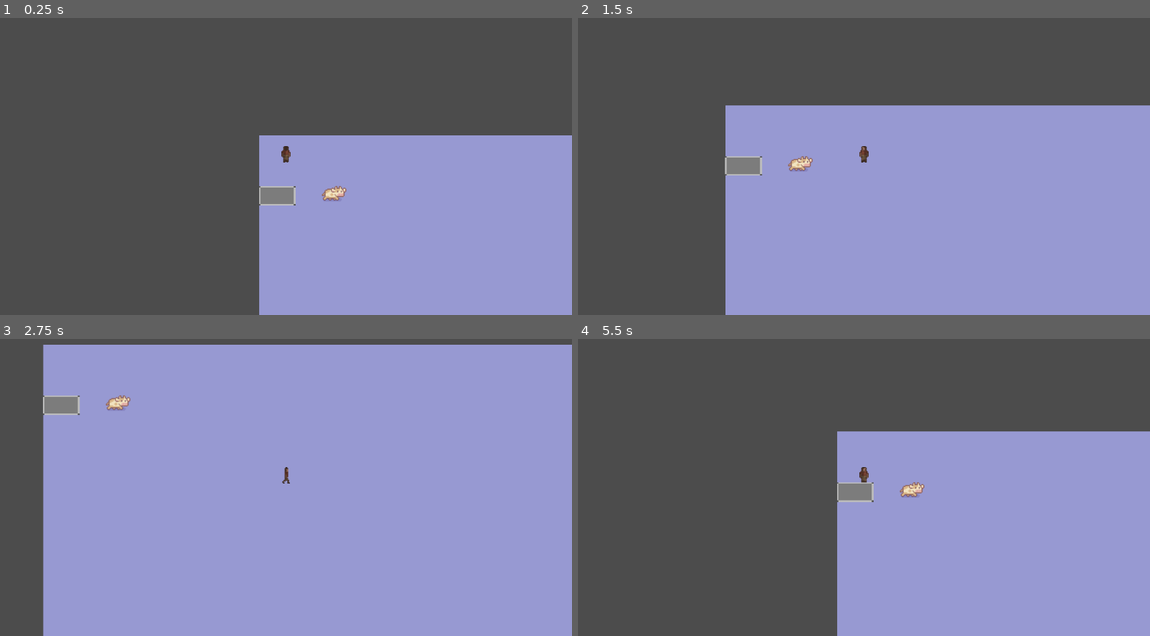
Above: before the commit, frames 1-4 (two rows, left to right).
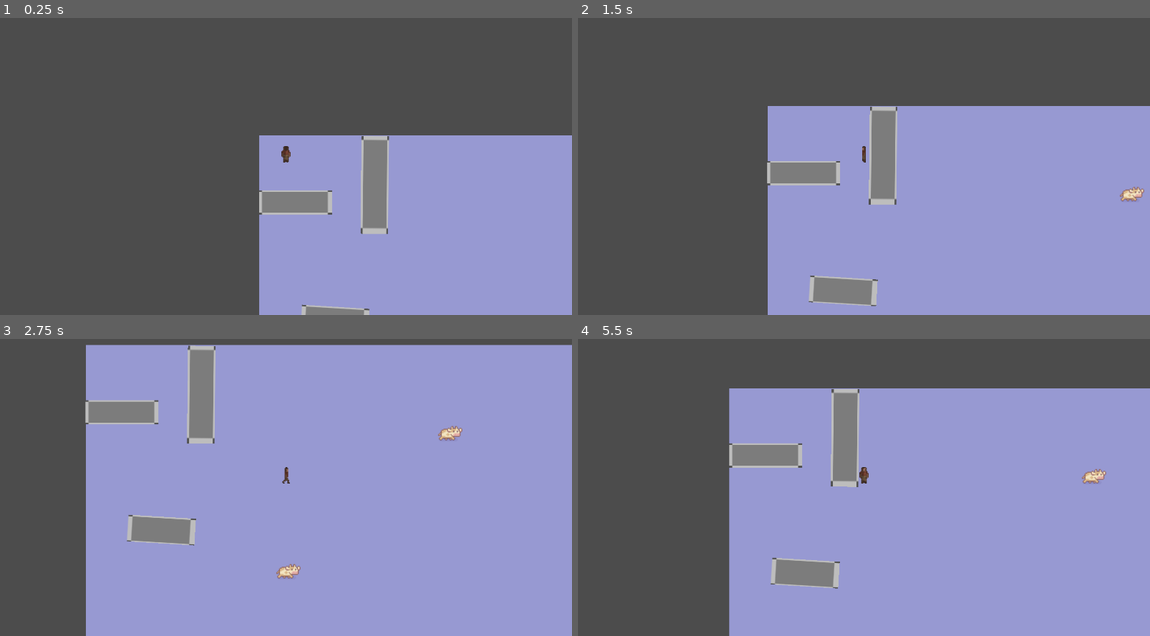
Above: after the commit, the same moments.

Repository: Not-Aaron/archive_dungeon
Game: Godot game, scene res://src/main.tscn
Two runs of this game, one before a commit and one after it. Both use one fixed random seed, a clock stepped at 60 frames per second and the inputs below.
Inputs (mouse positions are in pixels of both pictures, inside the frame that each line leads up to):
- Up to frame 1 (0.25 s): no input
- Up to frame 2 (1.5 s): tap Enter at 0.5 s; move the mouse to (989, 136) at 0.52 s; hold D (move_right) 0.53-1.28 s; tap Space (shoot, bound only after the commit) at 0.6, 1.35 s; move the mouse to (749, 169) at 1.27 s; hold S (move_down) from 1.28 s (still down)
- Up to frame 3 (2.75 s): move the mouse to (343, 404) at 2.02 s; release S (move_down) at 2.03 s; hold D (move_right) from 2.03 s (still down); tap Space (shoot, bound only after the commit) at 2.1 s
- Up to frame 4 (5.5 s): move the mouse to (835, 540) at 2.77 s; release D (move_right) at 2.78 s; hold W (move_up) 2.78-3.53 s; tap Space (shoot, bound only after the commit) every 0.75 s from 2.85 to 5.1 s; move the mouse to (1035, 523) at 3.52 s; hold A (move_left) 3.53-5.03 s; move the mouse to (692, 428) at 4.27 s; move the mouse to (892, 475) at 5.02 s; hold S (move_down) from 5.03 s (still down)

The runs differ from the first frame. In frame 1, 2.9% of the frame differs, in the area x 45-69%, y 39-100%; in frame 2, 9.3%; in frame 3, 12%; in frame 4, 25%, in the area x 26-100%, y 16-100%.

Commit message:
more_changes

Diff:
--- /dev/null
+++ b/actors/bulletsystem/Bullet.gd
@@ -0,0 +1,31 @@
+extends Area2D
+class_name Bullet
+export (int) var speed = 20
+
+var direction := Vector2.ZERO
+
+onready var kill_timer = $KillTimer
+
+func _ready():
+	kill_timer.start()
+
+# Called every frame. 'delta' is the elapsed time since the previous frame.
+func _physics_process(_delta: float):
+	if direction != Vector2.ZERO:
+		var velocity = direction * speed
+
+		global_position += velocity
+
+
+func set_direction(direction: Vector2):
+	self.direction = direction
+
+
+func _on_KillTimer_timeout():
+	queue_free()
+
+
+func _on_Bullet_body_entered(body):
+	if body.has_method("handle_hit"):
+		body.handle_hit()
+		queue_free()
--- /dev/null
+++ b/actors/bulletsystem/Bullet.tscn
@@ -0,0 +1,24 @@
+[gd_scene load_steps=4 format=2]
+
+[ext_resource path="res://assets/weapons/water_can.png" type="Texture" id=1]
+[ext_resource path="res://actors/bulletsystem/Bullet.gd" type="Script" id=2]
+
+[sub_resource type="RectangleShape2D" id=1]
+extents = Vector2( 10, 6 )
+
+[node name="Bullet" type="Area2D"]
+script = ExtResource( 2 )
+
+[node name="CollisionShape2D" type="CollisionShape2D" parent="."]
+position = Vector2( -2, 2 )
+shape = SubResource( 1 )
+
+[node name="Sprite" type="Sprite" parent="."]
+scale = Vector2( 1.5, 1.5 )
+texture = ExtResource( 1 )
+
+[node name="KillTimer" type="Timer" parent="."]
+one_shot = true
+
+[connection signal="body_entered" from="." to="." method="_on_Bullet_body_entered"]
+[connection signal="timeout" from="KillTimer" to="." method="_on_KillTimer_timeout"]
--- /dev/null
+++ b/actors/bulletsystem/BulletManager.gd
@@ -0,0 +1,6 @@
+extends Node2D
+
+func handle_bullet_spawned(bullet : Bullet,position: Vector2,direction: Vector2):
+	add_child(bullet)
+	global_position = position
+	bullet.set_direction(direction)
--- a/actors/cow/Mob.gd
+++ b/actors/cow/Mob.gd
@@ -1,6 +1,6 @@
 extends RigidBody2D
 
-var health: int = 1
+var health: int = 3
 
 func _ready():
 	$AnimatedSprite.playing = true
--- a/actors/player/player.gd
+++ b/actors/player/player.gd
@@ -1,4 +1,13 @@
 extends KinematicBody2D
+signal hit
+signal player_fired_bullet(bullet,position,direction)
+
+export(PackedScene) var Bullet
+export var speed = 400
+
+onready var end_of_gun = $EndofGun
+
+
 
 
 const physics = preload("physics.gd")
@@ -38,7 +47,15 @@
 func _ready() -> void:
 	pass # Replace with function body.
 
+func _unhandled_input(event: InputEvent):
+	if event.is_action_released("shoot"):
+		shoot()
 
-# Called every frame. 'delta' is the elapsed time since the previous frame.
-#func _process(delta: float) -> void:
-#	pass
+func shoot():
+	print('pew')
+	#var bullet_instance = Bullet.instance()
+	#bullet_instance.global_position = end_of_gun.global_position
+	#var target = get_global_mouse_position()
+	#var direction_to_mouse = end_of_gun.global_position.direction_to(target).normalized()
+	#bullet_instance.set_direction(direction_to_mouse)
+	#emit_signal("player_fired_bullet",bullet_instance,end_of_gun.position,direction_to_mouse)
--- a/actors/player/player.tscn
+++ b/actors/player/player.tscn
@@ -46,3 +46,6 @@
 scale = Vector2( 3, 3 )
 frames = SubResource( 2 )
 animation = "up"
+
+[node name="EndofGun" type="Position2D" parent="."]
+position = Vector2( 20, 0 )
--- a/project.godot
+++ b/project.godot
@@ -7,6 +7,16 @@
 ;   param=value ; assign values to parameters
 
 config_version=4
+
+_global_script_classes=[ {
+"base": "Area2D",
+"class": "Bullet",
+"language": "GDScript",
+"path": "res://actors/bulletsystem/Bullet.gd"
+} ]
+_global_script_class_icons={
+"Bullet": ""
+}
 
 [application]
 
@@ -49,6 +59,11 @@
 "events": [ Object(InputEventKey,"resource_local_to_scene":false,"resource_name":"","device":0,"alt":false,"shift":false,"control":false,"meta":false,"command":false,"pressed":false,"scancode":83,"physical_scancode":0,"unicode":0,"echo":false,"script":null)
  ]
 }
+shoot={
+"deadzone": 0.5,
+"events": [ Object(InputEventKey,"resource_local_to_scene":false,"resource_name":"","device":0,"alt":false,"shift":false,"control":false,"meta":false,"command":false,"pressed":false,"scancode":32,"physical_scancode":0,"unicode":0,"echo":false,"script":null)
+ ]
+}
 
 [mono]
 
--- /dev/null
+++ b/src/main.gd
@@ -0,0 +1,3 @@
+extends Node
+
+onready var bullet_manager = $BulletManager
--- a/src/main.tscn
+++ b/src/main.tscn
@@ -1,10 +1,13 @@
-[gd_scene load_steps=4 format=2]
+[gd_scene load_steps=6 format=2]
 
 [ext_resource path="res://actors/player/player.tscn" type="PackedScene" id=1]
 [ext_resource path="res://Wall.tscn" type="PackedScene" id=2]
 [ext_resource path="res://actors/cow/Mob.tscn" type="PackedScene" id=3]
+[ext_resource path="res://actors/bulletsystem/BulletManager.gd" type="Script" id=4]
+[ext_resource path="res://src/main.gd" type="Script" id=5]
 
-[node name="Node2D" type="Node2D"]
+[node name="Main" type="Node2D"]
+script = ExtResource( 5 )
 
 [node name="ColorRect" type="ColorRect" parent="."]
 anchor_right = 1.0
@@ -24,11 +27,24 @@
 current = true
 
 [node name="Wall" parent="." instance=ExtResource( 2 )]
-position = Vector2( 61, 202 )
-scale = Vector2( 2, 1 )
+position = Vector2( 122, 224 )
+scale = Vector2( 3.94716, 1.25498 )
 
 [node name="Mob" parent="." instance=ExtResource( 3 )]
-position = Vector2( 250, 180 )
+position = Vector2( 1222, 281 )
 
 [node name="Mob2" parent="." instance=ExtResource( 3 )]
-position = Vector2( 250, 180 )
+position = Vector2( 679, 745 )
+
+[node name="BulletManager" type="Node2D" parent="."]
+script = ExtResource( 4 )
+
+[node name="Wall2" parent="." instance=ExtResource( 2 )]
+position = Vector2( 390, 167 )
+rotation = 1.58168
+scale = Vector2( 5.29692, 1.42251 )
+
+[node name="Wall3" parent="." instance=ExtResource( 2 )]
+position = Vector2( 249, 621 )
+rotation = -1.51021
+scale = Vector2( 1.45011, 3.48839 )
Binary file added: assets/weapons/water_can.png
Not shown, added: assets/weapons/water_can.png.import
